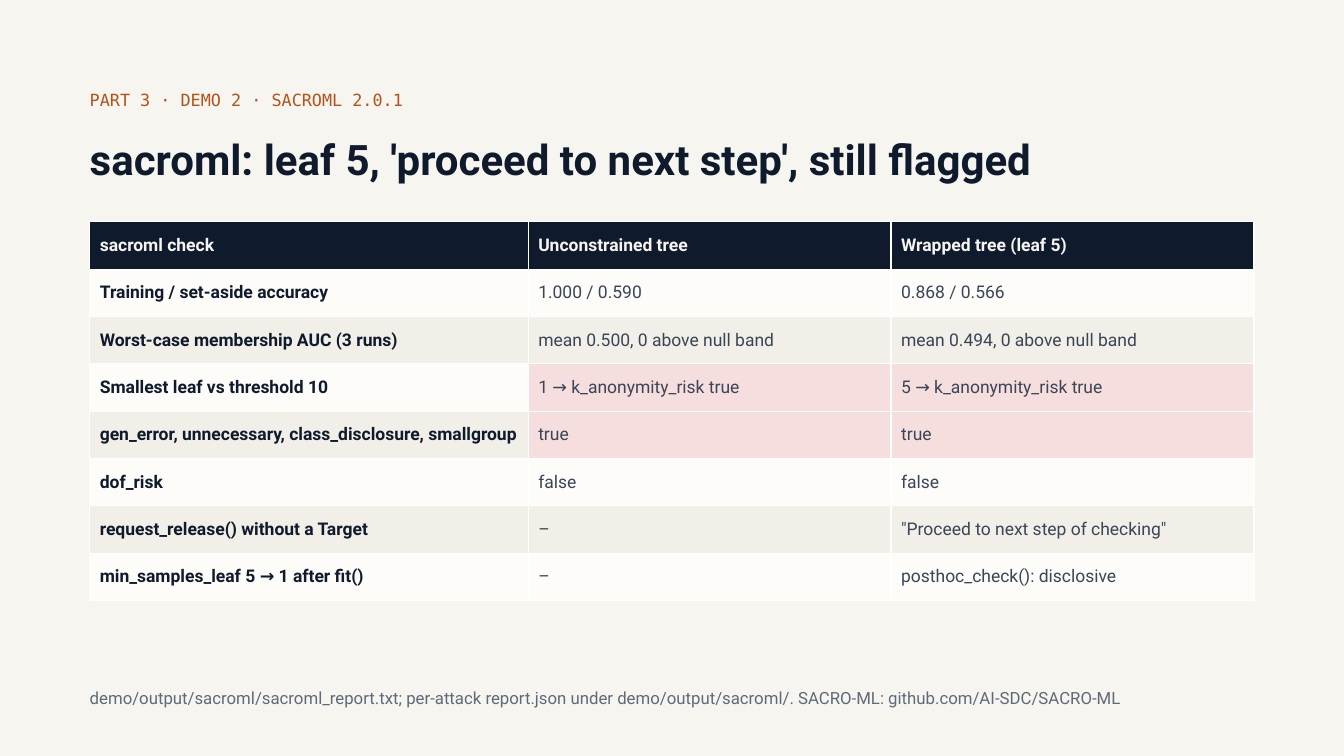
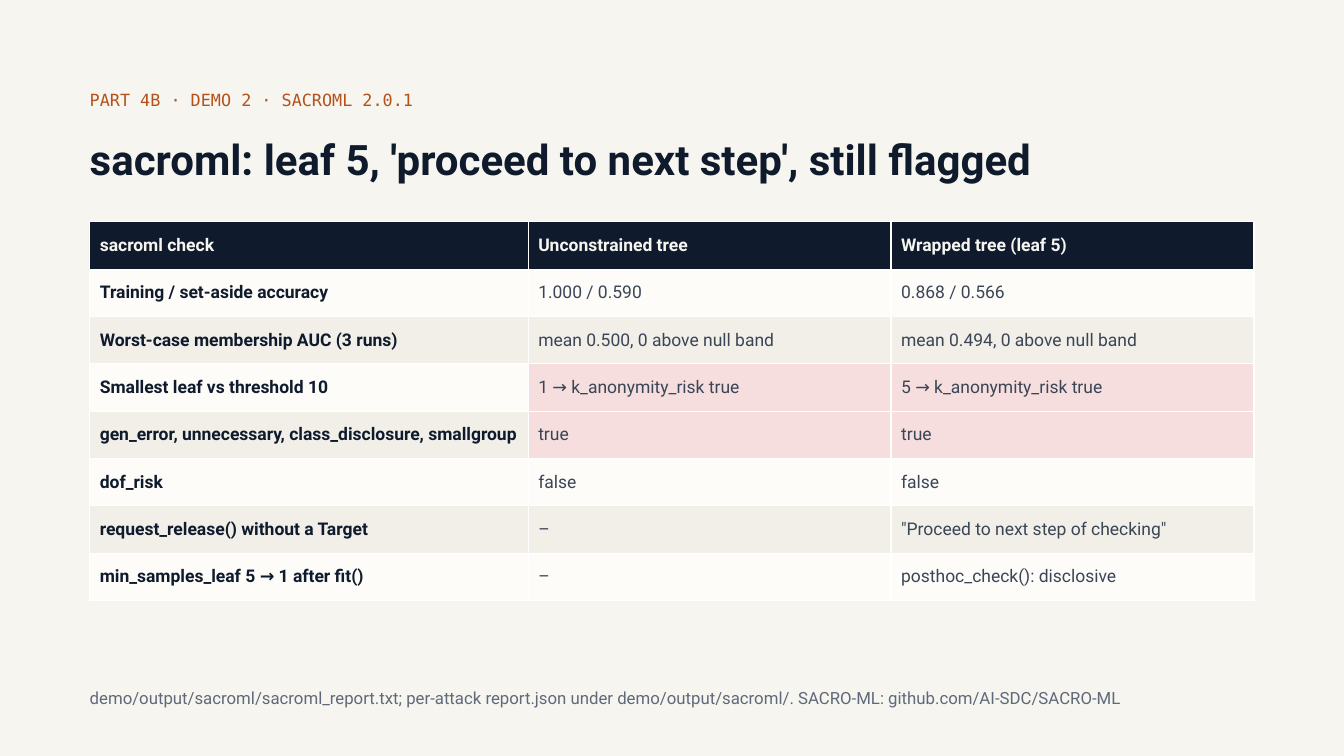
Before and after one commit to olonok69/graimatter_ML, a slide deck: slide 46 of docs/Adversarial_ML.pptx (slide 34 before the commit). Drawn at 1344x756 pixels with LibreOffice and Linux fonts; fonts in the diff are those of the drawing. Boxes give left, top, right and bottom in pixels: in the first picture for what was removed or moved away, otherwise in the second. Text is boxed around its words. In the diff, an @@ line names an element or a change of style, - is before the commit and + after.

Commit message:
Reorganise deck and guides for the video series
The deck grows to 53 slides with new slides for the NIST classes (part 4a
and 4b). The technical guide and presenter guide follow the four parts of
the series; Appendix B moves into Part 4 (sections 12-22) and a new
Appendix A maps guide, slides, videos and demos. Section references in the
README and the demo guides follow the new numbering.

```diff
--- a/docs/Adversarial_ML.pptx
+++ b/docs/Adversarial_ML.pptx
@@ text at bbox=[90, 93, 412, 107]: text changed @@
-PART 3 · DEMO 2 · SACROML 2.0.1
+PART 4B · DEMO 2 · SACROML 2.0.1
```
Also in this commit, not shown: 15 other slides changed, 12 slides added, 8 other files.
